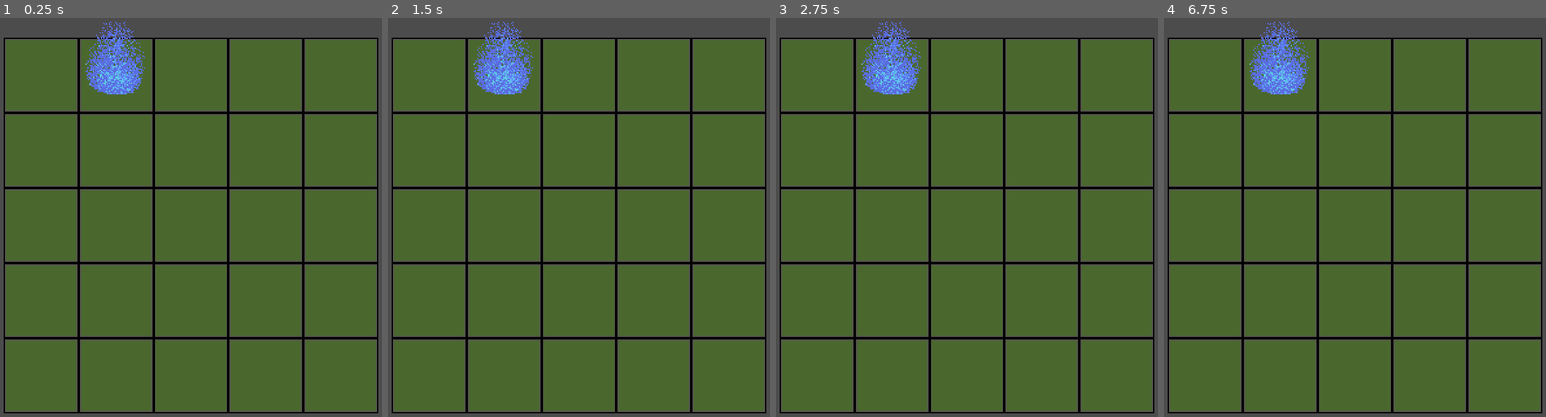
Above: before the commit, frames 1-4 (left to right).
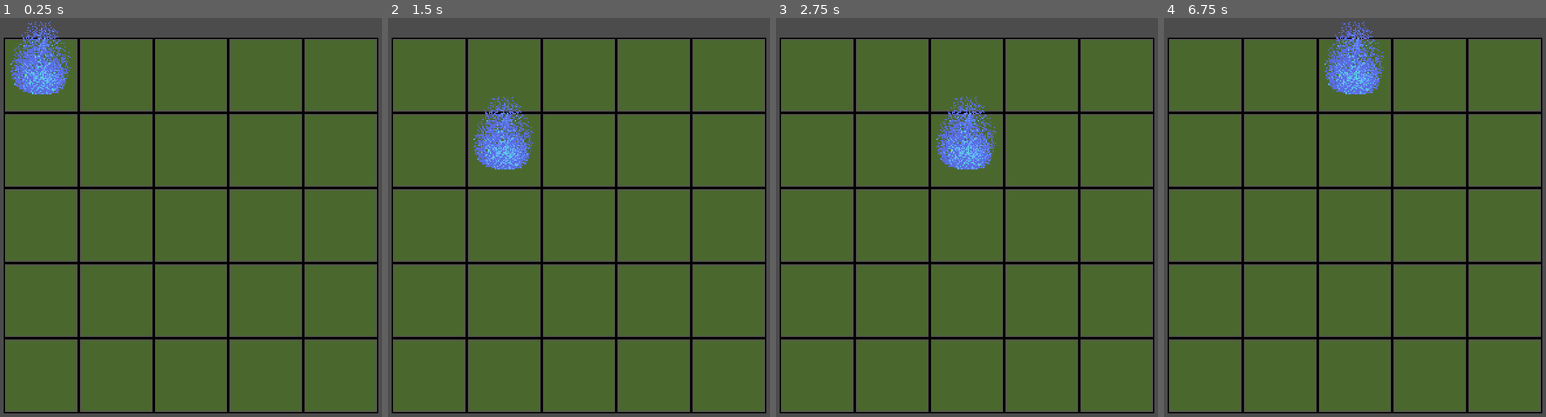
Above: after the commit, the same moments.

Repository: lone-llama-workshop/Permafrost-Slide-Puzzle
Game: Godot game, scene res://Main.tscn
The game is run twice, just before and just after one commit, with the same random seed, the same clock (stepped at 60 frames per second) and the same inputs.
Inputs:
- Up to frame 1 (0.25 s): no input
- Up to frame 2 (1.5 s): tap Enter at 0.5 s; hold Right (ui_right) 0.53-1.28 s; tap Space at 1.25 s; hold Down (ui_down) from 1.28 s (still down)
- Up to frame 3 (2.75 s): tap Enter at 2 s; release Down (ui_down) at 2.03 s; hold Right (ui_right) from 2.03 s (still down)
- Up to frame 4 (6.75 s): tap Space at 2.75, 4.25 s; release Right (ui_right) at 2.78 s; hold Up (ui_up) 2.78-3.53 s; tap Enter at 3.5 s; hold Left (ui_left) 3.53-5.03 s; hold Down (ui_down) 5.03-5.78 s; hold Right (ui_right) 5.78-6.53 s; hold Up (ui_up) from 6.53 s (still down)

The runs differ from the first frame. In frame 1, 3.1% of the frame differs, in the area x 2-39%, y 0-20%; in frame 2, 3.1%, in the area x 22-39%, y 0-38%; in frame 3, 3.1%; in frame 4, 3.1%.

Commit message:
Basic grid based movement is implemented

Diff:
--- a/Main.tscn
+++ b/Main.tscn
@@ -58,4 +58,4 @@
 tile_data = PoolIntArray( 0, 2, 0, 1, 2, 0, 2, 2, 0, 3, 2, 0, 4, 2, 0, 65536, 2, 0, 65537, 2, 0, 65538, 2, 0, 65539, 2, …(227 unchanged characters)…
 
 [node name="Player" parent="TileMap" instance=ExtResource( 4 )]
-position = Vector2( 87.052, 19.0171 )
+position = Vector2( 31.9449, 34.6227 )
--- a/Player.gd
+++ b/Player.gd
@@ -2,12 +2,31 @@
 
 const GRID_SIZE: int = 64
 
+onready var grid: TileMap = get_parent()
+
 
 func _ready() -> void:
-	position = position.snapped(Vector2.ONE * GRID_SIZE)
-	#position = Vector2.ZERO
-	position += Vector2.ONE * GRID_SIZE/2
+	print(grid.cell_size)
+	print(grid.world_to_map(position))
+
+	position = grid.world_to_map(position) + (grid.cell_size / 2)
+	print(position)
+
+	print(grid.get_used_cells())
+	print(grid.get_cellv(grid.world_to_map(position)))
 
 
 func _process(delta: float) -> void:
-	pass
+	var input_direction = get_input_direction()
+	if not input_direction:
+		return
+
+	print(input_direction)
+	position += grid.cell_size * input_direction
+
+
+func get_input_direction() -> Vector2:
+	return Vector2(
+		int(Input.is_action_just_pressed("ui_right")) - int(Input.is_action_just_pressed("ui_left")),
+		int(Input.is_action_just_pressed("ui_down")) - int(Input.is_action_just_pressed("ui_up"))
+	)
